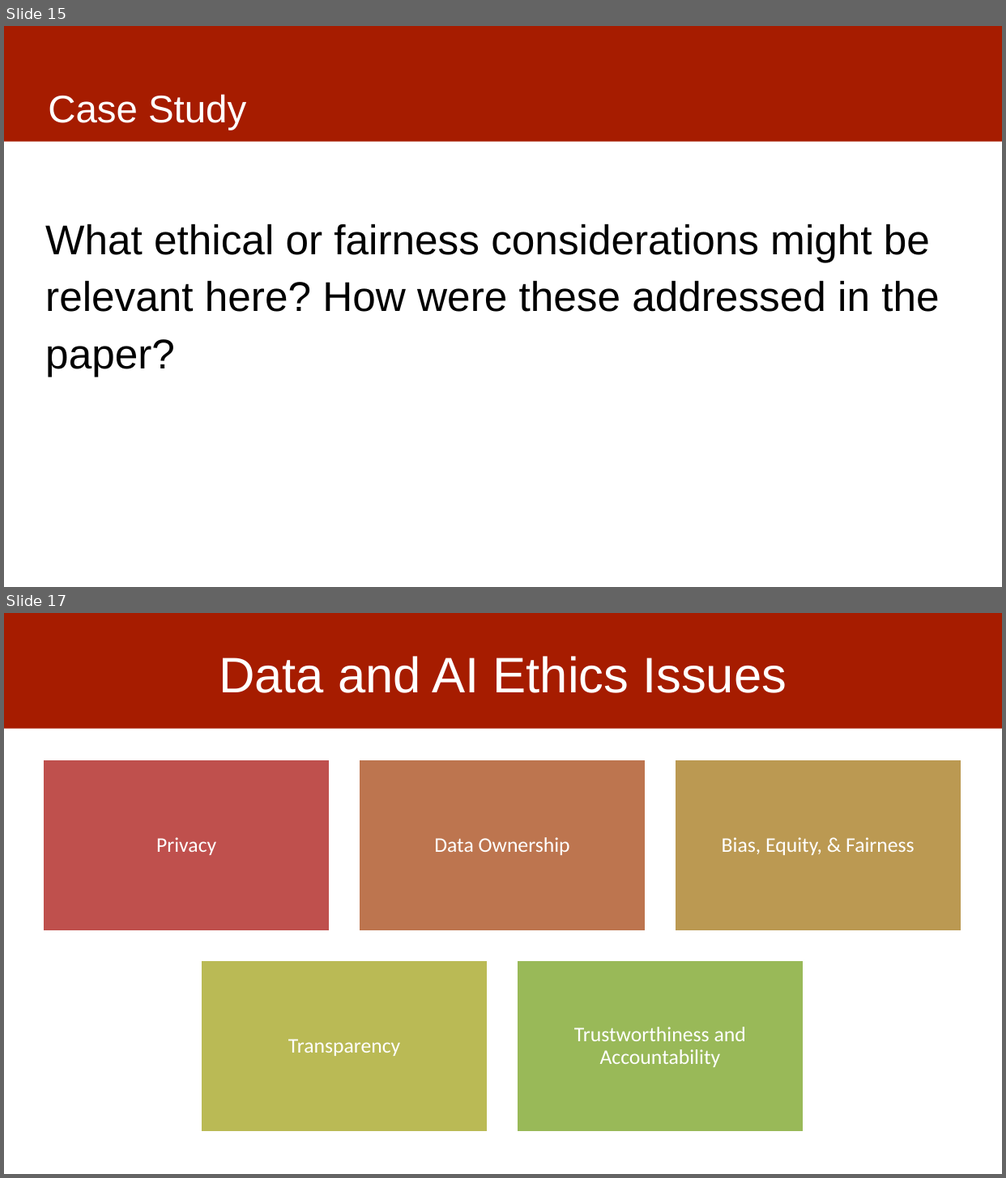
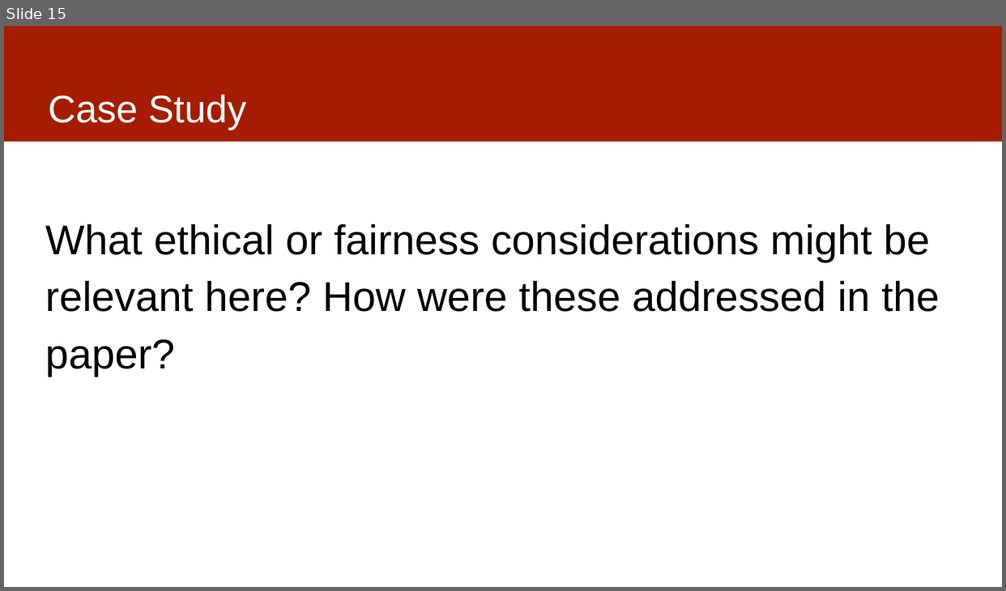
Before and after one commit to dssg/mlforpublicpolicylab, a slide deck: Lectures/03-casestudies.pptx. Shown one above the other, each under a label of ours: slides 15 and 17 before the commit, slide 15 after it; the slides between them are not shown. The pictures are 1006x1178 and 1006x591 pixels, drawn with LibreOffice and Linux fonts; fonts in the diff are those of the drawing. Boxes give left, top, right and bottom in pixels: in the first picture for what was removed or moved away, otherwise in the second. Text is boxed around its words. In the diff, an @@ line names an element or a change of style, - is before the commit and + after.

```diff
--- a/Lectures/03-casestudies.pptx
+++ b/Lectures/03-casestudies.pptx
@@ slide 17 removed at box(4, 613, 1002, 1174), background #FFFFFF; not listed: 1 template element that a slide beside it also shows @@
@@ title removed at box(219, 656, 786, 693) @@
-Data and AI Ethics Issues
@@ group removed at box(43, 760, 962, 1132): 5 rectangles, 5 texts @@
-Privacy
-Data Ownership
-Bias, Equity, & Fairness
-Transparency
-Trustworthiness and Accountability
```
Also in this commit, not shown: 5 slides changed, 1 other slide removed, 1 other file.
